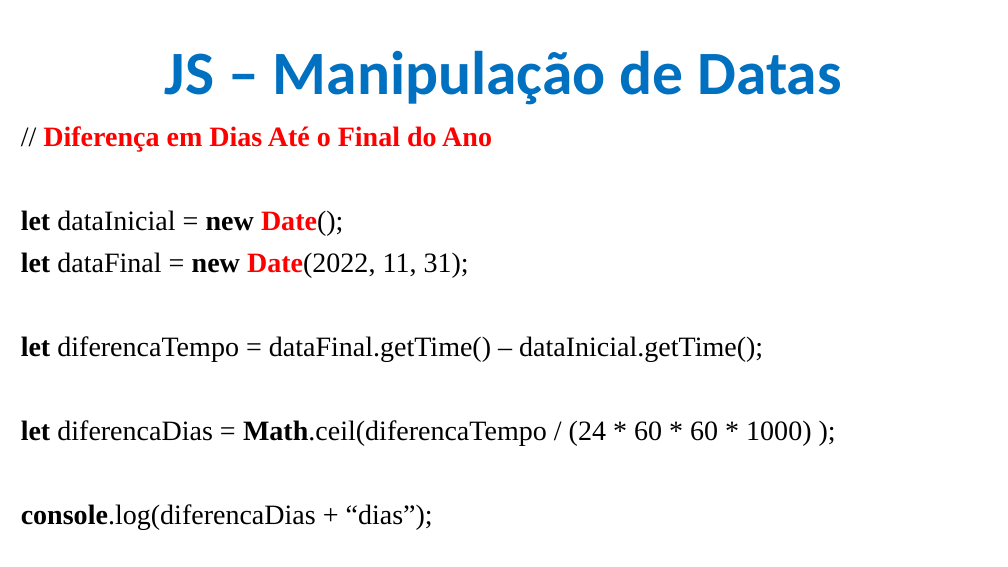
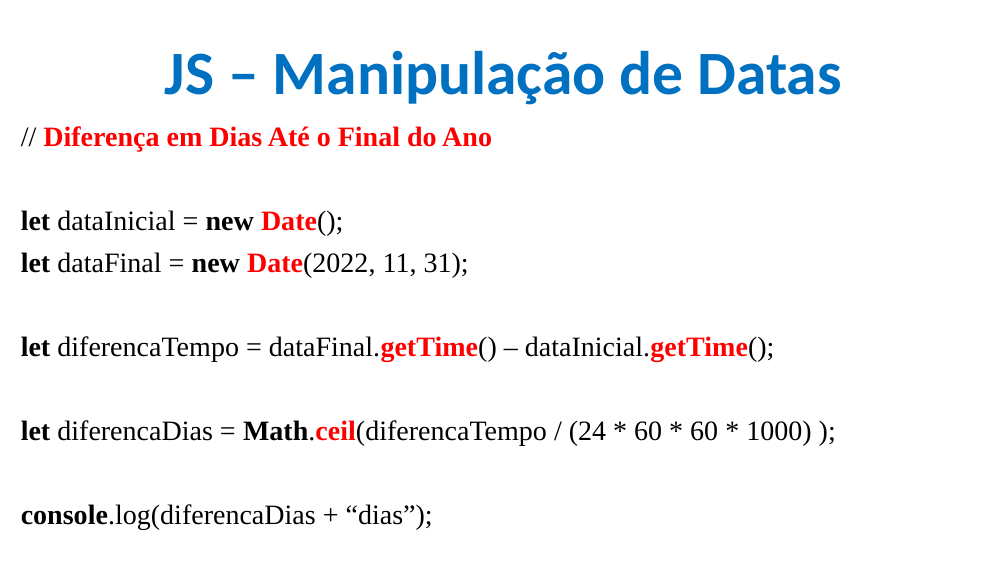
Before and after one commit to CloudEducationBrazil/WydenDesenvolvimentoWebPHP, a slide deck: slide 29 of 01 Classes/Aula 10 Desenvolvimento Web PHP - JS.pptx. Drawn at 1008x567 pixels with LibreOffice and Linux fonts; fonts in the diff are those of the drawing; background and template pictures are left out. Boxes give left, top, right and bottom in pixels: in the first picture for what was removed or moved away, otherwise in the second. Text is boxed around its words. In the diff, an @@ line names an element or a change of style, - is before the commit and + after.

```diff
--- a/01 Classes/Aula 10 Desenvolvimento Web PHP - JS.pptx
+++ b/01 Classes/Aula 10 Desenvolvimento Web PHP - JS.pptx
@@ text at (21, 336, 811, 445): text colour #000000 to #FF0000, bold on in "dataFinal.getTime() dataInicial.getTime();", "Math.ceil(diferencaTempo" @@
```
Also in this commit, not shown: 21 other slides changed, 1 other file.
